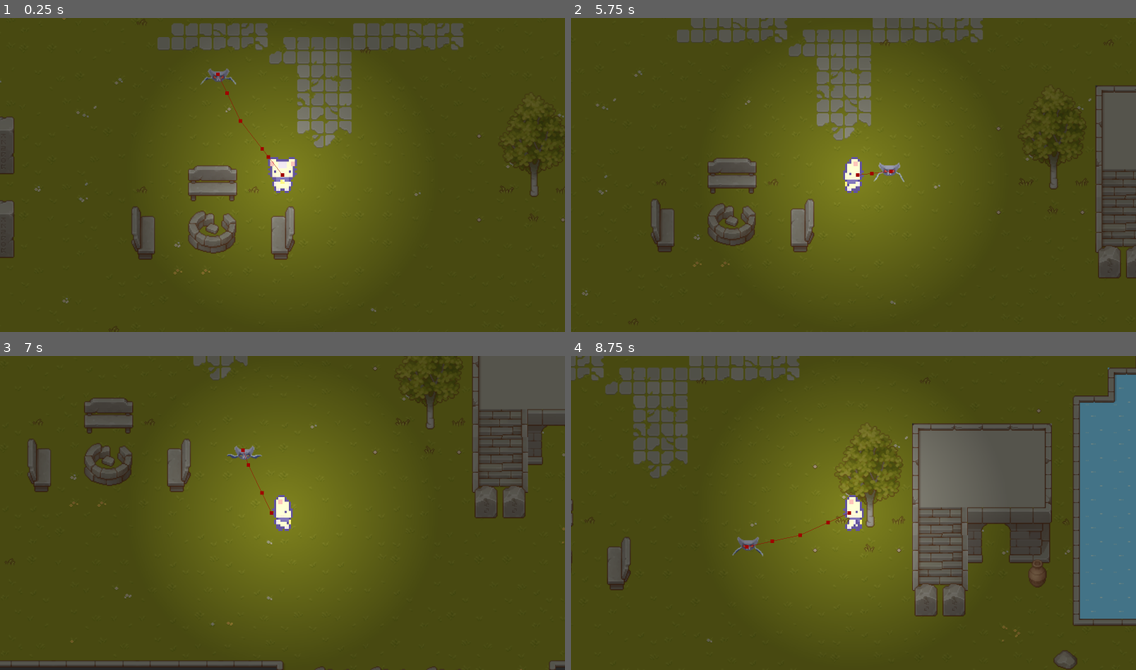
Above: before the commit, frames 1-4 (two rows, left to right).
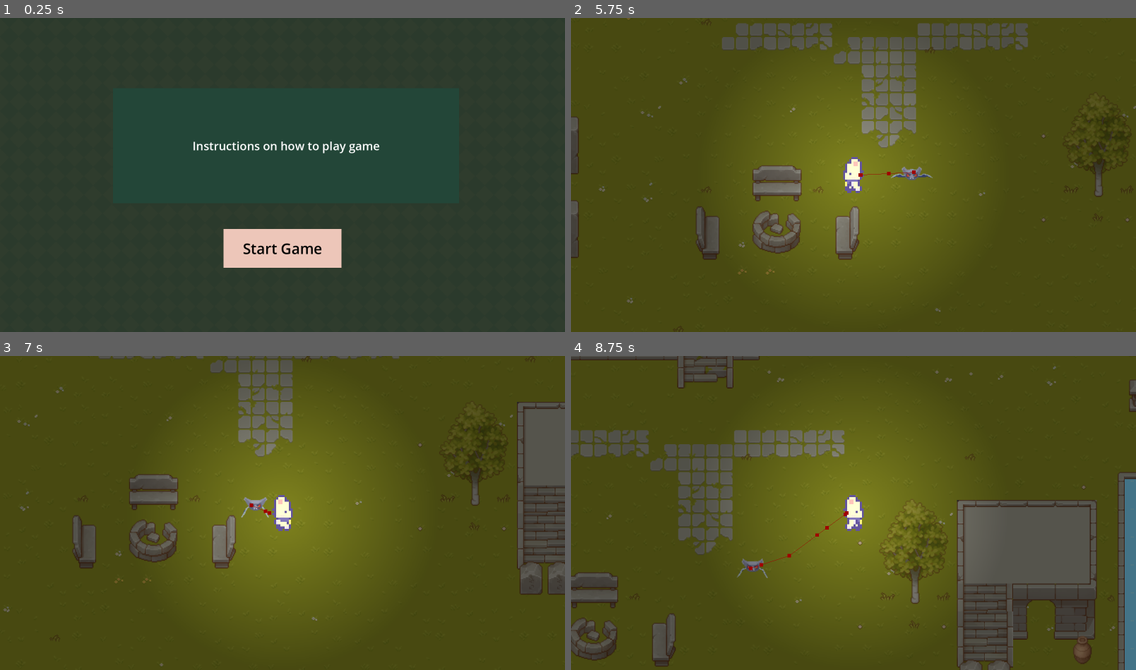
Above: after the commit, the same moments.

Repository: marriedtoafrog/prototype4
Game: Godot game, scene res://scenes/start menu.tscn
Two runs of this game, one before a commit and one after it. Both use one fixed random seed, a clock stepped at 60 frames per second and the inputs below. Before the commit the project starts from res://scenes/main.tscn.
Inputs (mouse positions are in pixels of both pictures, inside the frame that each line leads up to):
- Up to frame 1 (0.25 s): no input
- Up to frame 2 (5.75 s): click (853, 247) at 0.5 s, where only the run after the commit has a clickable "Start Game"; hold Right (right) 1.28-2.03 s; hold S (down) 2.03-2.78 s; hold Right (right) 2.78-3.53 s; hold W (up) 3.53-4.28 s; hold A (left) from 4.28 s (still down)
- Up to frame 3 (7 s): release A (left) at 5.78 s; hold S (down) 5.78-6.53 s; hold Right (right) from 6.53 s (still down)
- Up to frame 4 (8.75 s): release Right (right) at 7.28 s; hold W (up) 7.28-8.03 s; hold Right (right) from 8.03 s (still down)

The runs differ from the first frame. In frame 1, 99% of the frame differs, in the area x 0-100%, y 0-100%; in frame 2, 18%; in frame 3, 19%; in frame 4, 37%.

Commit message:
character and jem

Diff:
--- a/project.godot
+++ b/project.godot
@@ -11,7 +11,7 @@
 [application]
 
 config/name="prototype-4"
-run/main_scene="res://scenes/main.tscn"
+run/main_scene="res://scenes/start menu.tscn"
 config/features=PackedStringArray("4.2", "GL Compatibility")
 config/icon="res://icon.svg"
 
--- /dev/null
+++ b/scenes/blue_jem.gd
@@ -0,0 +1,8 @@
+extends Area2D
+
+@onready var game_manager = %"game manager"
+
+func _on_body_entered(body):
+	if(body.name == "main character"):
+		queue_free()
+		game_manager.add_blue()
--- /dev/null
+++ b/scenes/blue_jem.tscn
@@ -0,0 +1,22 @@
+[gd_scene load_steps=4 format=3 uid="uid://c0ql2o3ijstj5"]
+
+[ext_resource type="Script" path="res://scenes/blue_jem.gd" id="1_btaey"]
+[ext_resource type="Texture2D" uid="uid://dcxbexjhbqj8c" path="res://assets/3.png" id="1_ijpg2"]
+
+[sub_resource type="CircleShape2D" id="CircleShape2D_gfjxu"]
+radius = 8.0
+
+[node name="blue jem" type="Area2D"]
+script = ExtResource("1_btaey")
+
+[node name="Sprite2D" type="Sprite2D" parent="."]
+texture_filter = 1
+position = Vector2(108.375, -172.875)
+scale = Vector2(1.32813, 0.984375)
+texture = ExtResource("1_ijpg2")
+
+[node name="CollisionShape2D" type="CollisionShape2D" parent="."]
+position = Vector2(109, -173)
+shape = SubResource("CircleShape2D_gfjxu")
+
+[connection signal="body_entered" from="." to="." method="_on_body_entered"]
--- /dev/null
+++ b/scenes/game manager.gd
@@ -0,0 +1,23 @@
+extends Node
+#@onready var points_label = %Label
+@onready var blue_label = %"Blue Label"
+@onready var purple_label = %"Purple Label"
+
+var blue_gems = 0
+var purple_gems = 0
+
+func add_blue():
+	blue_gems += 1
+	print(blue_gems)
+	#points_label.text = "Blue Gems: " + str(blue_gems)
+	#points_label.text = "Purple Gems: " + str(purple_gems)
+	blue_label.text = "Blue Gems: " + str(blue_gems)
+	purple_label.text = "Purple Gems: " + str(purple_gems)
+
+func add_purple():
+	purple_gems += 1
+	print(purple_gems)
+	#points_label.text = "Purple Gems: " + str(purple_gems)
+	#points_label.text = "Purple Gems: " + str(blue_gems)
+	blue_label.text = "Blue Gems: " + str(blue_gems)
+	purple_label.text = "Purple Gems: " + str(purple_gems)
--- /dev/null
+++ b/scenes/jem_1.gd
@@ -0,0 +1,8 @@
+extends Area2D
+
+@onready var game_manager = %"game manager"
+
+func _on_body_entered(body):
+	if(body.name == "main character"):
+		queue_free()
+		game_manager.add_purple()
--- /dev/null
+++ b/scenes/jem_1.tscn
@@ -0,0 +1,22 @@
+[gd_scene load_steps=4 format=3 uid="uid://dpoj600e3fnbs"]
+
+[ext_resource type="Script" path="res://scenes/jem_1.gd" id="1_8aqhq"]
+[ext_resource type="Texture2D" uid="uid://dps27i2k5o7b8" path="res://assets/1.png" id="1_43cy0"]
+
+[sub_resource type="CircleShape2D" id="CircleShape2D_6a6pv"]
+radius = 11.0
+
+[node name="gem 1" type="Area2D"]
+script = ExtResource("1_8aqhq")
+
+[node name="Sprite2D" type="Sprite2D" parent="."]
+texture_filter = 1
+position = Vector2(881, -493)
+scale = Vector2(1.40625, 1.125)
+texture = ExtResource("1_43cy0")
+
+[node name="CollisionShape2D" type="CollisionShape2D" parent="."]
+position = Vector2(881, -493)
+shape = SubResource("CircleShape2D_6a6pv")
+
+[connection signal="body_entered" from="." to="." method="_on_body_entered"]
--- a/scenes/main_character.tscn
+++ b/scenes/main_character.tscn
@@ -224,8 +224,6 @@
 
 [node name="main character" type="CharacterBody2D"]
 texture_filter = 1
-collision_layer = 2
-collision_mask = 3
 script = ExtResource("1_aywx3")
 startingDirection = Vector2(2.08165e-12, 1)
 
@@ -235,7 +233,7 @@
 texture = ExtResource("1_vfilp")
 hframes = 4
 vframes = 4
-frame = 9
+frame = 8
 
 [node name="CollisionShape2D" type="CollisionShape2D" parent="."]
 position = Vector2(2.08165e-12, 10)
--- /dev/null
+++ b/scenes/start menu.gd
@@ -0,0 +1,4 @@
+extends Node
+
+func _on_start_button_pressed():
+	get_tree().change_scene_to_file("res://scenes/main.tscn")
--- /dev/null
+++ b/scenes/start menu.tscn
@@ -0,0 +1,78 @@
+[gd_scene load_steps=6 format=3 uid="uid://dbl0ldotf26ny"]
+
+[ext_resource type="Texture2D" uid="uid://d1tdbv27ng04x" path="res://assets/Green.png" id="1_00eg7"]
+[ext_resource type="Script" path="res://scenes/start menu.gd" id="1_odexf"]
+
+[sub_resource type="StyleBoxFlat" id="StyleBoxFlat_i7278"]
+bg_color = Color(0.929412, 0.776471, 0.72549, 1)
+
+[sub_resource type="StyleBoxFlat" id="StyleBoxFlat_i31oc"]
+bg_color = Color(0.666667, 0.345098, 0.470588, 1)
+
+[sub_resource type="StyleBoxFlat" id="StyleBoxFlat_117wr"]
+bg_color = Color(0.137255, 0.27451, 0.219608, 1)
+
+[node name="StartMenu" type="Node"]
+script = ExtResource("1_odexf")
+
+[node name="background" type="TextureRect" parent="."]
+modulate = Color(0.294118, 0.294118, 0.294118, 1)
+texture_filter = 1
+anchors_preset = 15
+anchor_right = 1.0
+anchor_bottom = 1.0
+grow_horizontal = 2
+grow_vertical = 2
+texture = ExtResource("1_00eg7")
+stretch_mode = 1
+
+[node name="start button" type="Button" parent="."]
+anchors_preset = -1
+anchor_left = 0.5
+anchor_top = 0.734
+anchor_right = 0.5
+anchor_bottom = 0.734
+offset_left = -203.0
+offset_top = -66.72
+offset_right = 203.0
+offset_bottom = 66.28
+grow_horizontal = 2
+grow_vertical = 2
+theme_override_colors/font_color = Color(0, 0, 0, 1)
+theme_override_font_sizes/font_size = 50
+theme_override_styles/normal = SubResource("StyleBoxFlat_i7278")
+theme_override_styles/hover = SubResource("StyleBoxFlat_i31oc")
+text = "Start Game"
+
+[node name="Panel" type="Panel" parent="."]
+anchors_preset = 8
+anchor_left = 0.5
+anchor_top = 0.5
+anchor_right = 0.5
+anchor_bottom = 0.5
+offset_left = -582.0
+offset_top = -298.0
+offset_right = 606.0
+offset_bottom = 97.0
+grow_horizontal = 2
+grow_vertical = 2
+theme_override_styles/panel = SubResource("StyleBoxFlat_117wr")
+
+[node name="Label" type="Label" parent="Panel"]
+layout_mode = 1
+anchors_preset = 8
+anchor_left = 0.5
+anchor_top = 0.5
+anchor_right = 0.5
+anchor_bottom = 0.5
+offset_left = -318.0
+offset_top = -27.5
+offset_right = 318.0
+offset_bottom = 27.5
+grow_horizontal = 2
+grow_vertical = 2
+theme_override_font_sizes/font_size = 40
+text = "Instructions on how to play game"
+horizontal_alignment = 1
+
+[connection signal="pressed" from="start button" to="." method="_on_start_button_pressed"]
Not shown, added: assets/1.png.import
Not shown, added: assets/3.png.import
Binary file added: assets/Green.png
Not shown, added: assets/Green.png.import
